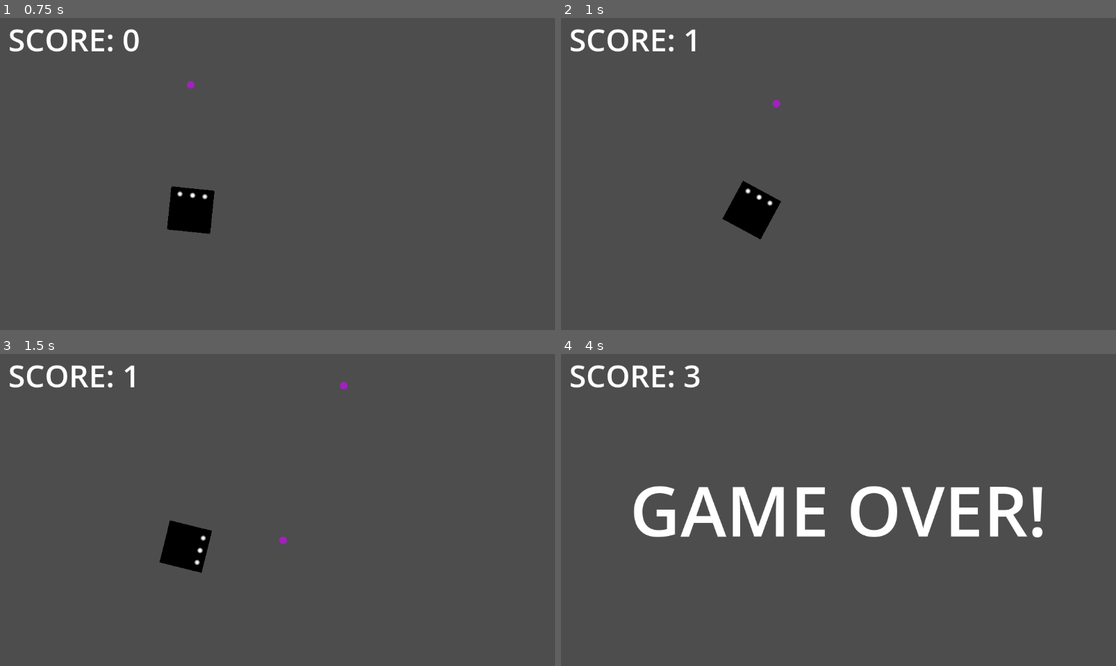
Above: before the commit, frames 1-4 (two rows, left to right).
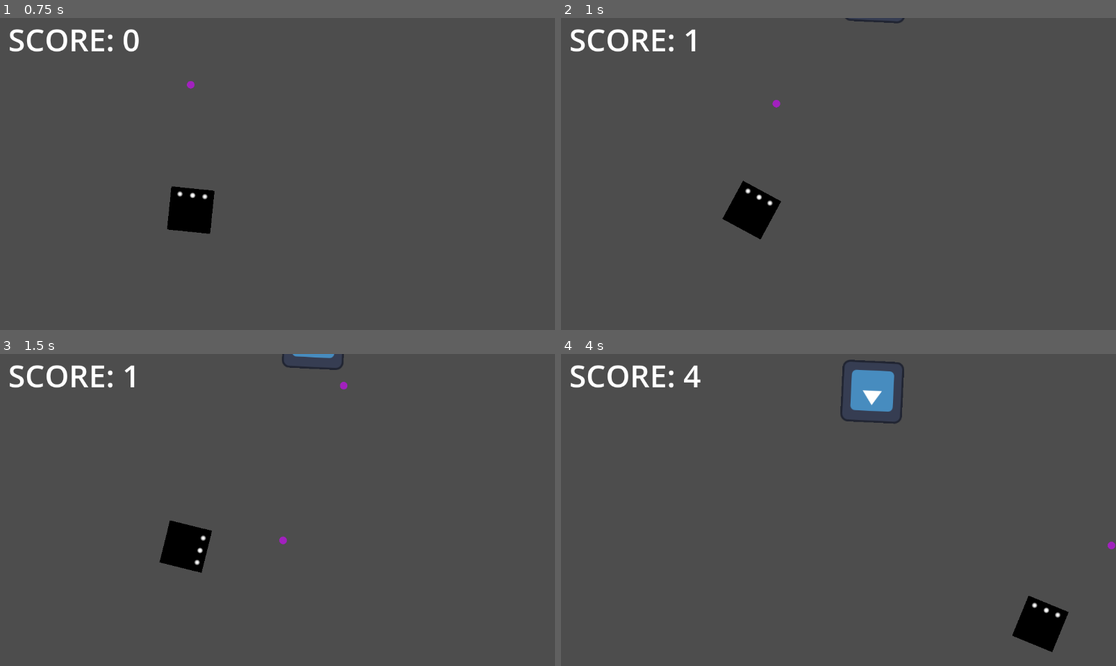
Above: after the commit, the same moments.

Repository: WickerBaskett/das-teroids
Game: Godot game, scene res://scenes/main_level.tscn
Two runs of this game, one before a commit and one after it. Both use one fixed random seed, a clock stepped at 60 frames per second and the inputs below. The engine's default icon, where the game draws it, is replaced by a stand-in: a white triangle on a blue panel in a dark square.
Inputs:
- Up to frame 1 (0.75 s): tap Enter at 0.5 s; hold Right (ui_right) from 0.53 s (still down); hold Space (fire) from 0.53 s (still down)
- Up to frame 2 (1 s): keep holding Right (ui_right); keep holding Space (fire)
- Up to frame 3 (1.5 s): release Right (ui_right) at 1.28 s; release Space (fire) at 1.28 s; hold Down (ui_down) from 1.28 s (still down); tap Space (fire) at 1.35 s
- Up to frame 4 (4 s): release Down (ui_down) at 2.03 s; hold Right (ui_right) 2.03-2.78 s; hold Space (fire) 2.03-2.78 s; hold Up (ui_up) 2.78-3.53 s; tap Space (fire) at 2.85 s; hold Left (ui_left) from 3.53 s (still down); hold Space (fire) from 3.53 s (still down)

Frame 1 is identical in both runs. In frame 2, less than 0.1% of the frame differs, in the area x 51-62%, y 0-2%; in frame 3, 0.2%; in frame 4, 7.5%, in the area x 13-100%, y 1-96%.

Commit message:
Implemented spawning state

Diff:
--- a/das-teroids/scenes/asteroid_spawner.tscn
+++ b/das-teroids/scenes/asteroid_spawner.tscn
@@ -1,20 +1,31 @@
-[gd_scene load_steps=3 format=3 uid="uid://dtupna0ajt487"]
+[gd_scene load_steps=5 format=3 uid="uid://dtupna0ajt487"]
 
 [ext_resource type="Script" uid="uid://p5yknyxamdw1" path="res://scripts/asteroid_spawner/asteroid_spawner.gd" id="1_l5w2k"]
 [ext_resource type="Script" uid="uid://gf17h7liqpxg" path="res://scripts/asteroid_spawner/state_machine.gd" id="2_yafkd"]
+[ext_resource type="Script" uid="uid://nn3bo8kcne6g" path="res://scripts/asteroid_spawner/states/spawning.gd" id="3_ju0s6"]
+[ext_resource type="Script" uid="uid://3q4dlwpttwl1" path="res://scripts/asteroid_spawner/states/waiting.gd" id="4_2a0l6"]
 
 [node name="AsteroidSpawner" type="Node2D"]
 script = ExtResource("1_l5w2k")
 
 [node name="SpawnTimer" type="Timer" parent="."]
+wait_time = 4096.0
 autostart = true
 
 [node name="BumpDifficutly" type="Timer" parent="."]
 wait_time = 5.0
 autostart = true
 
-[node name="StateMachine" type="Node" parent="."]
+[node name="StateMachine" type="Node" parent="." node_paths=PackedStringArray("initial_state")]
 script = ExtResource("2_yafkd")
+initial_state = NodePath("Spawning")
+
+[node name="Spawning" type="Node" parent="StateMachine"]
+script = ExtResource("3_ju0s6")
+
+[node name="Waiting" type="Node" parent="StateMachine"]
+script = ExtResource("4_2a0l6")
+wait_time = null
 
 [connection signal="timeout" from="SpawnTimer" to="." method="_on_timer_timeout"]
 [connection signal="timeout" from="BumpDifficutly" to="." method="_on_bump_difficutly_timeout"]
--- /dev/null
+++ b/das-teroids/scripts/asteroid_spawner/states/spawning.gd
@@ -0,0 +1,59 @@
+extends State
+
+const ASTEROID = preload("uid://cj6wbc1rkkw3t")
+@onready var asteroid_spawner: Node2D = $"../.."
+
+func enter() -> void:
+	print("Entered spawning state")
+	var instance = ASTEROID.instantiate()
+
+	##########################################
+	#  Setup asteroid position and rotation  #
+	##########################################
+	var view = asteroid_spawner.get_viewport_rect()
+
+	# Start in the top left corner of the view
+	var pos = Vector2(view.position.x, view.position.y)
+
+	# Add some offset to rotation
+	var rot = randf() - 0.5
+
+	# Pixels past the edge of the screen asteroids will spawn
+	var screen_offset = 100
+
+	match randi() % 4:
+		0:  # Top Edge
+			pos.x += randf() * view.size.x
+			pos.y -= screen_offset
+			rot += 0
+		1:  # Bottom Edge
+			pos.x += randf() * view.size.x
+			pos.y += view.size.y + screen_offset
+			rot += PI
+		2:  # Left Edge
+			pos.y += randf() * view.size.y
+			pos.x -= screen_offset
+			rot += 3 * PI / 2
+		3:  # Right Edge
+			pos.y += randf() * view.size.y
+			pos.x += view.size.x + screen_offset
+			rot += PI / 2
+
+	# Apply changes to instance'
+	instance.speed *= asteroid_spawner.speed_mod
+	instance.position = pos
+	instance.set_rotation(rot)
+
+	# This feels weird, asteroids maybe shouldnt be children of
+	# the spawning state? They are still grandchildren of the
+	# asteroid spawner but it feels a little weird
+	add_child(instance)
+
+func exit() -> void:
+	pass
+
+func physics_update() -> void:
+	pass
+
+func process_update() -> void:
+	pass
Not shown, added: das-teroids/scripts/asteroid_spawner/states/spawning.gd.uid
